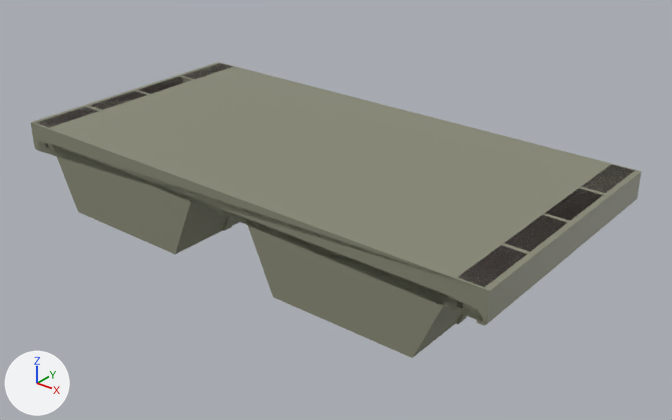
The FBX model unity/Assets/Models/Paths/p471/body_elevated_close.fbx: old version first, new version second.
One viewpoint serves both versions: a 50 mm camera at (9.97, -9.42, 6.23) aimed at (0.39, 2.56, -1.19). The axes (+X, +Y, +Z) are drawn at lower left. The lights are the same throughout. The older version comes first. Where no turn or scale is listed for an object, it has been applied to the vertices.

The scene before the commit, as lines of its bpy script (objects in view):
```python
me_p421_bodyelevatedclose_001 = bpy.data.meshes.new('p421_BodyElevatedClose.001')
me_p421_bodyelevatedclose_001.from_pydata(...)  # 152 vertices, 128 faces; spans x -5.0..5.0, y 0.0..5.0, z -1.55..0.0
# faces by material slot: [68, 60]
me_p421_bodyelevatedclose_001.materials.append(mat_path_concrete)  # grey #888976
me_p421_bodyelevatedclose_001.materials.append(mat_path_rail_metal)  # dark grey #413734
ob_p471_bodyelevatedclose = bpy.data.objects.new('p471_BodyElevatedClose', me_p421_bodyelevatedclose_001)
ob_p471_bodyelevatedclose.location = (0.0, 0.0, 0.0)
```
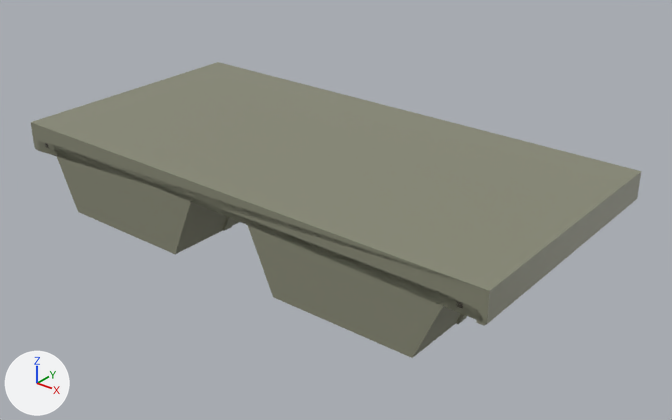
Pixel boxes (x1, y1, x2, y2) of what changed, in the pictures (672 x 420 px):
part 1 of me_p421_bodyelevatedclose_001, deleted: before (37, 63, 635, 287)

What changed in the scene script:
```text
Change me_p421_bodyelevatedclose_001:
    used by ob_p471_bodyelevatedclose; location = (0.0, 0.0, 0.0)
    remove me_p421_bodyelevatedclose_001.from_pydata(...)  # 152 vertices, 128 faces; spans x -5.0..5.0, y 0.0..5.0, z -1.55..0.0
    add me_p421_bodyelevatedclose_001.from_pydata(...)  # 88 vertices, 80 faces; spans x -5.0..5.0, y 0.0..5.0, z -1.55..0.0
    me_p421_bodyelevatedclose_001 part 1: 8 loose pieces with 64 vertices, spanning x -4.9..4.9, y 0.04..4.96, z -0.03..0.0, are deleted
```
